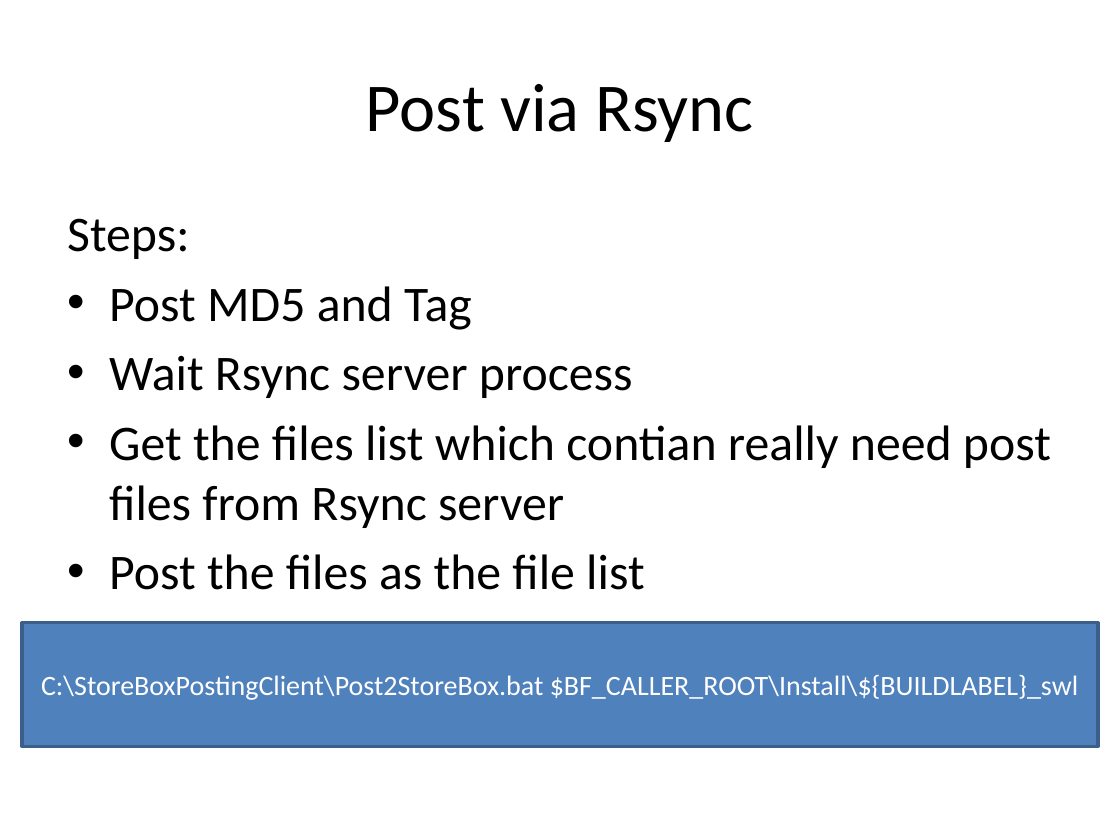
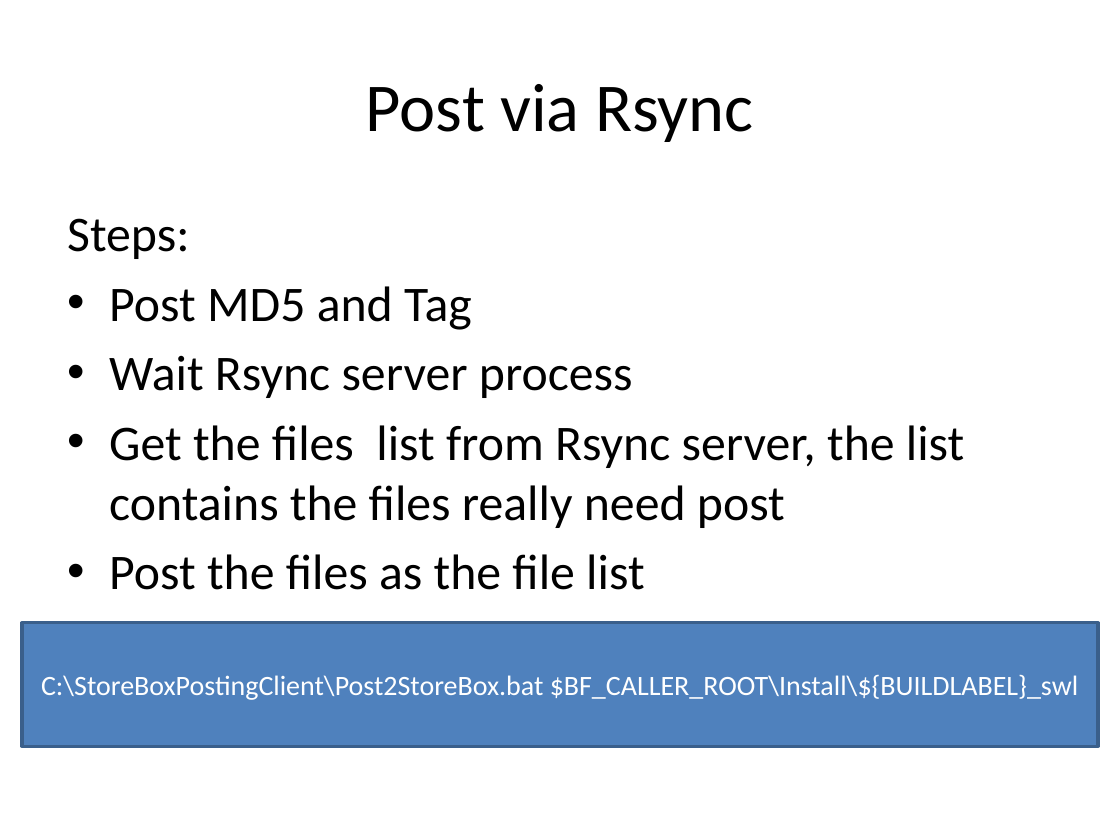
Before and after one commit to conail/buildrelease, a slide deck: slide 17 of Trunk/bredoc/StoreBox-central_storage_and_quick_posting.pptx. Drawn at 1120x840 pixels with LibreOffice and Linux fonts; fonts in the diff are those of the drawing. Boxes give left, top, right and bottom in pixels: in the first picture for what was removed or moved away, otherwise in the second. Text is boxed around its words. In the diff, an @@ line names an element or a change of style, - is before the commit and + after.

```diff
--- a/Trunk/bredoc/StoreBox-central_storage_and_quick_posting.pptx
+++ b/Trunk/bredoc/StoreBox-central_storage_and_quick_posting.pptx
@@ text at bbox=[109, 425, 964, 528]: text changed @@
-• Get the files list which contian really need post files from Rsync server
+• Get the files list from Rsync server, the list contains the files really need post
```
Also in this commit, not shown: 4 other slides changed, 3 slides added, 1 slide removed, 9 other files.
